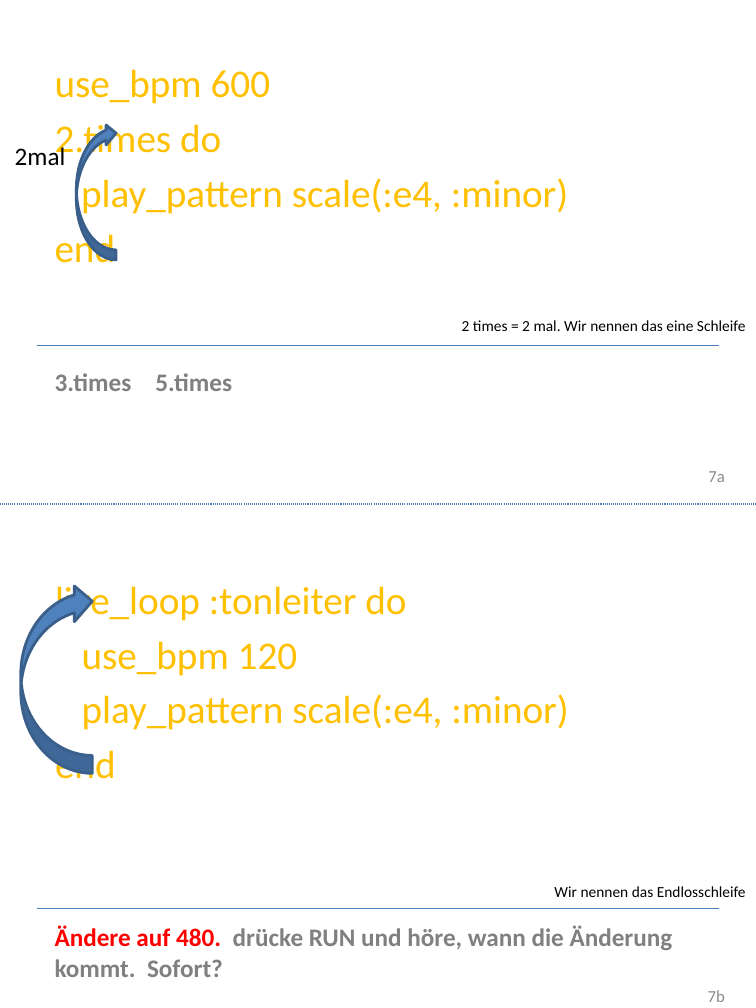
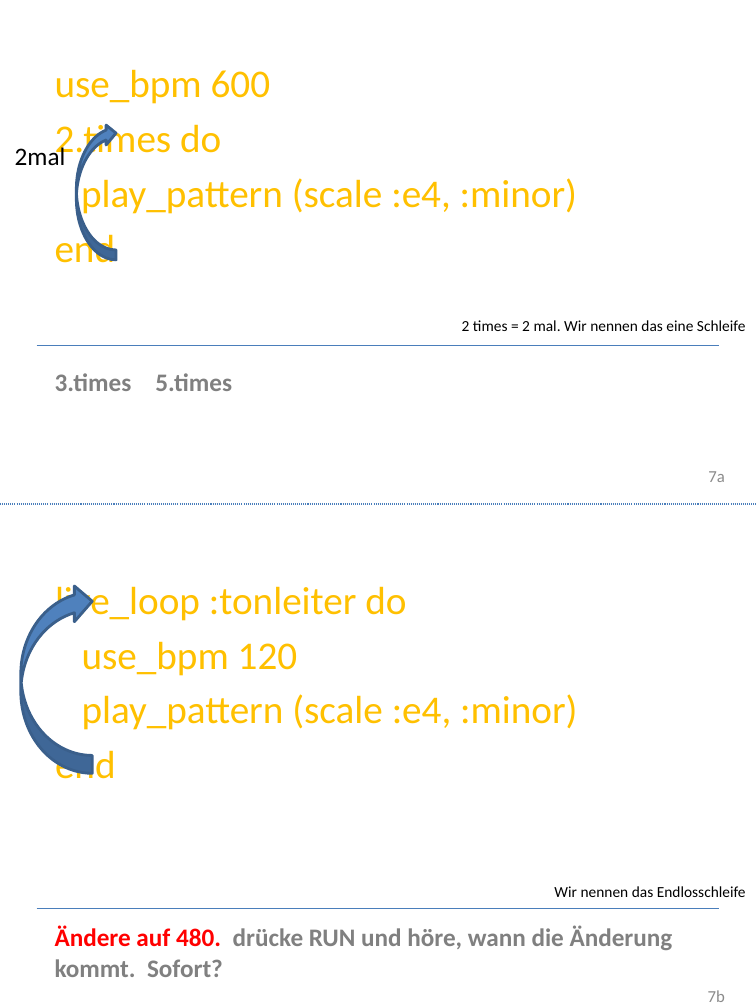
Before and after one commit to Devoxx4KidsDE/SonicPI, a slide deck: slide 7 of documentation/Sonic PI Workshop.pptx. Drawn at 756x1008 pixels with LibreOffice and Linux fonts; fonts in the diff are those of the drawing; background and template pictures are left out. Boxes give left, top, right and bottom in pixels: in the first picture for what was removed or moved away, otherwise in the second. Text is boxed around its words. In the diff, an @@ line names an element or a change of style, - is before the commit and + after.

Commit message:
changed scale according to Sam's advice to reflect the ring idea more

```diff
--- a/documentation/Sonic PI Workshop.pptx
+++ b/documentation/Sonic PI Workshop.pptx
@@ text at [81, 174, 577, 217]: text changed @@
-play_pattern scale(:e4, :minor)
+play_pattern (scale :e4, :minor)
@@ text at [82, 694, 577, 730]: text changed @@
-play_pattern scale(:e4, :minor)
+play_pattern (scale :e4, :minor)
```
Also in this commit, not shown: 5 other slides changed, 1 other file.
